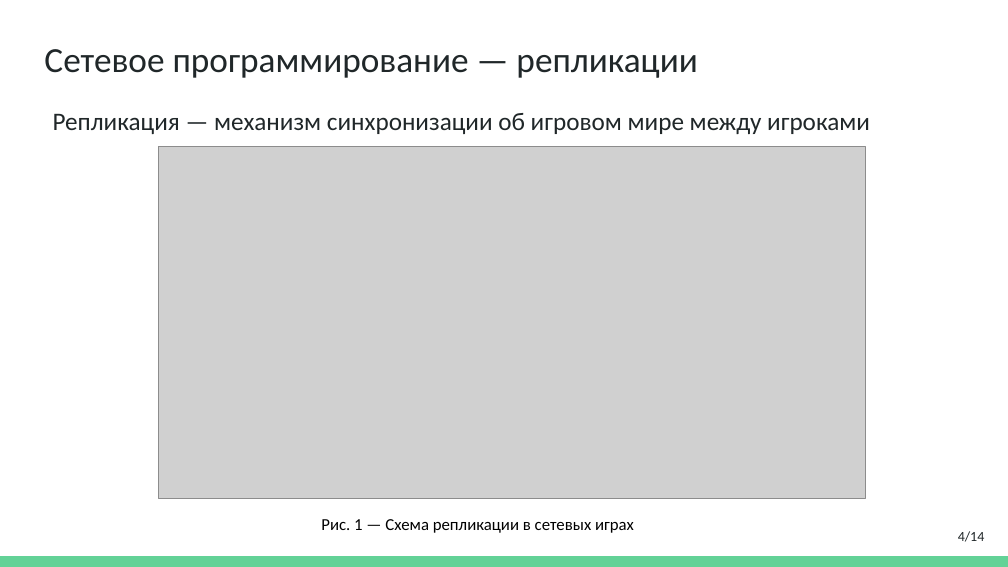
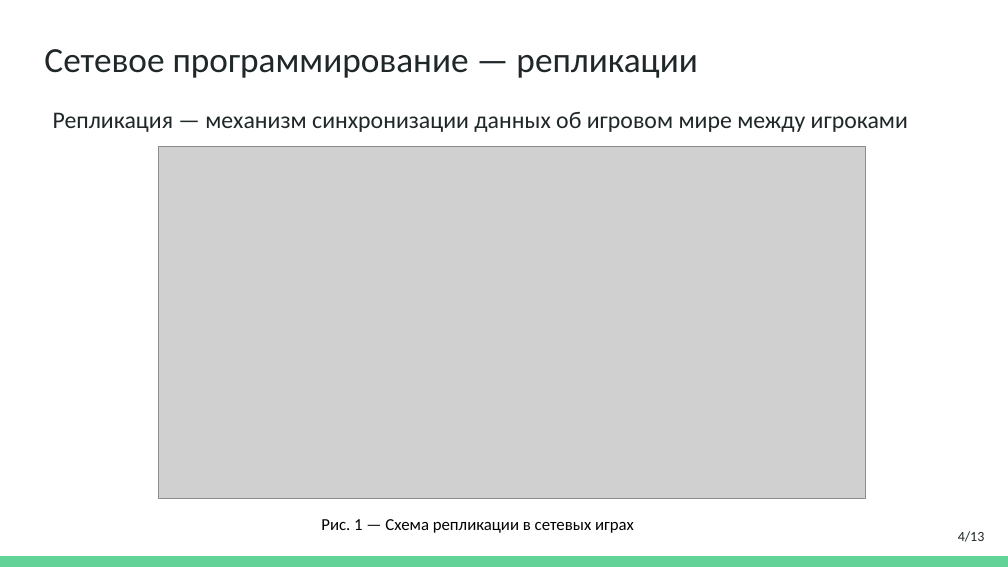
Before and after one commit to youngB0rrov/bmstu_doc, a slide deck: slide 4 of MMAPS/presentation/Интеграция_сетевых_компонентов_в_шаблон_многопользовательской_игры_.pptx. Drawn at 1008x567 pixels with LibreOffice and Linux fonts; fonts in the diff are those of the drawing; grey boxes stand for pictures. Boxes give left, top, right and bottom in pixels: in the first picture for what was removed or moved away, otherwise in the second. Text is boxed around its words. In the diff, an @@ line names an element or a change of style, - is before the commit and + after.

```diff
--- a/MMAPS/presentation/Интеграция_сетевых_компонентов_в_шаблон_многопользовательской_игры_.pptx
+++ b/MMAPS/presentation/Интеграция_сетевых_компонентов_в_шаблон_многопользовательской_игры_.pptx
@@ text at (x1=53, y1=112, x2=908, y2=132): text changed; size 18 to 17 pt @@
-Репликация — механизм синхронизации об игровом мире между игроками
+Репликация — механизм синхронизации данных об игровом мире между игроками
@@ page number at (x1=958, y1=531, x2=985, y2=542): text changed @@
-4/14
+4/13
```
Also in this commit, not shown: 2 other slides changed, 1 other file.
